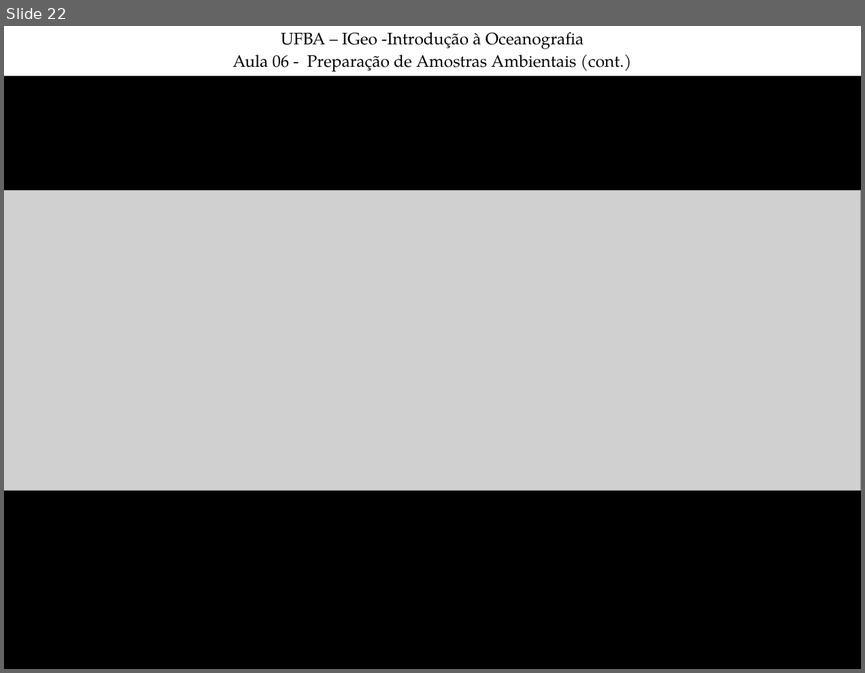
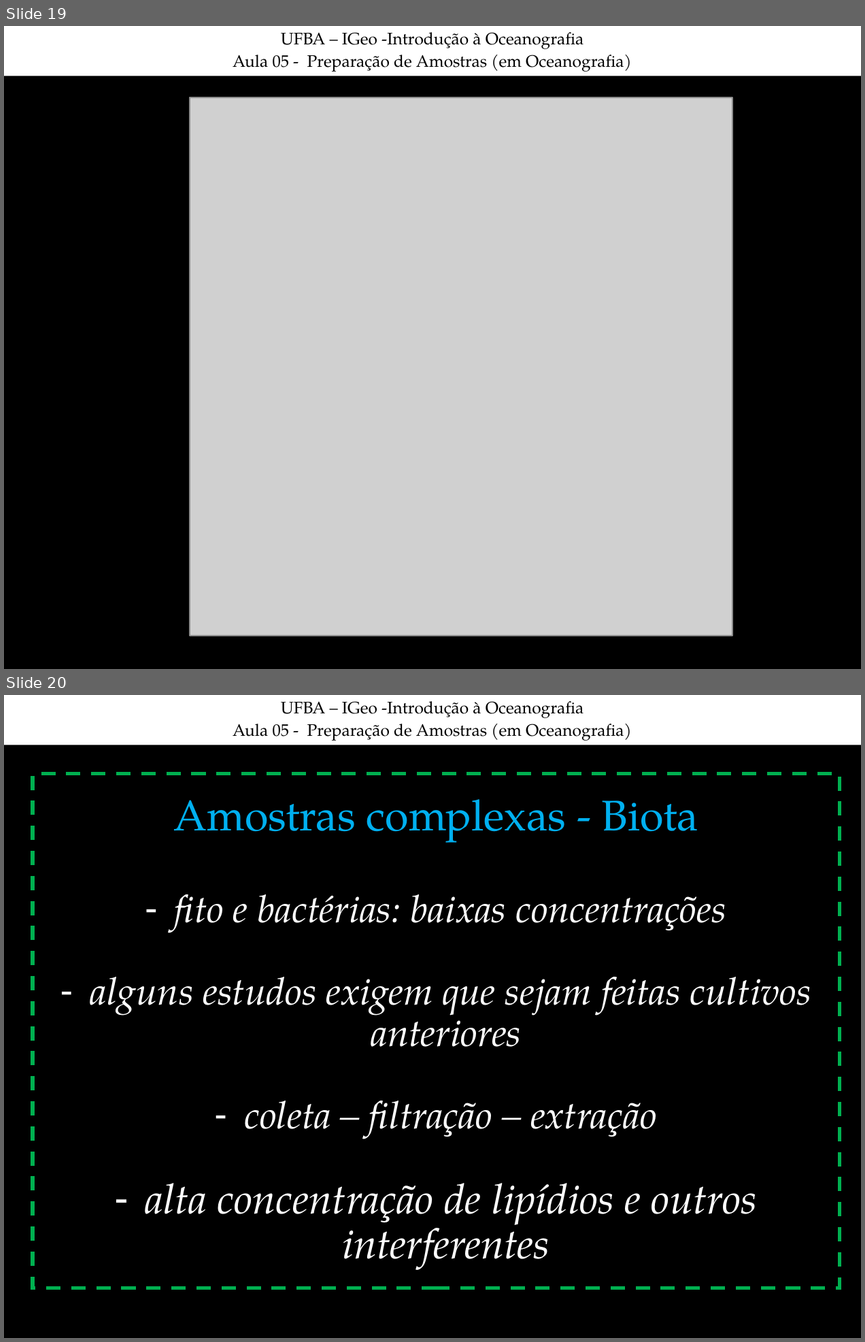
Before and after one commit to juoceano/chemicaloceanography2, a slide deck: classes/OceanoQuimica_Semana06(CC).ppt. Shown one above the other, each under a label of ours: slide 22 before the commit, slides 19 and 20 after it. The pictures are 865x673 and 865x1342 pixels, drawn with LibreOffice and Linux fonts; fonts in the diff are those of the drawing; grey boxes stand for pictures. Boxes give left, top, right and bottom in pixels: in the first picture for what was removed or moved away, otherwise in the second. Text is boxed around its words. In the diff, an @@ line names an element or a change of style, - is before the commit and + after.

```diff
--- a/classes/OceanoQuimica_Semana06(CC).ppt
+++ b/classes/OceanoQuimica_Semana06(CC).ppt
@@ slide 20 added at [4,695,861,1338], background #000000 @@
@@ rectangle added at [4,695,861,745], fill #FFFFFF, 14 pt, text #000000 @@
+UFBA – IGeo -Introdução à Oceanografia
+Aula 05 - Preparação de Amostras (em Oceanografia)
@@ rectangle added at [33,774,839,1288], outline #00B050 3 pt dashed, 32 pt, text #FFFFFF, italic @@
+Amostras complexas - Biota
+– fito e bactérias: baixas concentrações
+– alguns estudos exigem que sejam feitas cultivos anteriores
+– coleta – filtração – extração
+– alta concentração de lipídios e outros interferentes
@@ what was slide 22 is now slide 19 @@
@@ slide 19 changed as well @@
@@ text in rectangle at [232,55,632,72]: text changed @@
-Aula 06 - Preparação de Amostras Ambientais (cont.)
+Aula 05 - Preparação de Amostras (em Oceanografia)
@@ picture: place and size @@
-picture at [4,191,861,490]
+picture at [190,97,732,635]
```
Also in this commit, not shown: 4 other slides changed, 14 other slides added, 57 slides removed, 3 other files.
